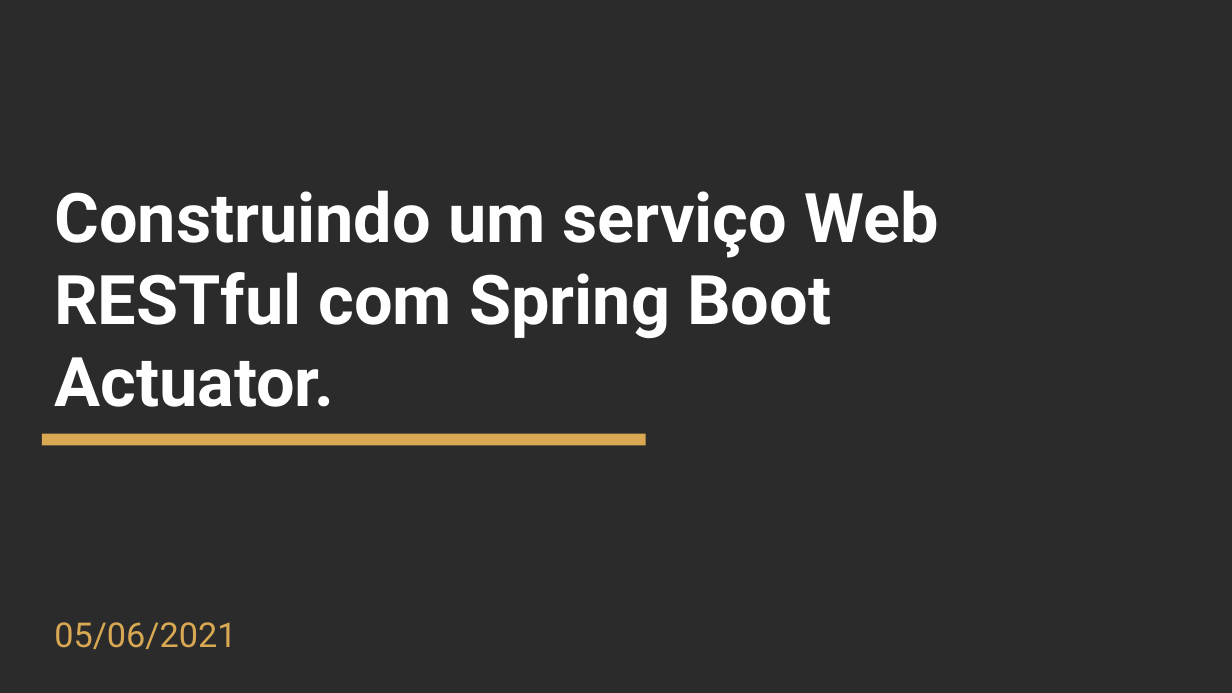
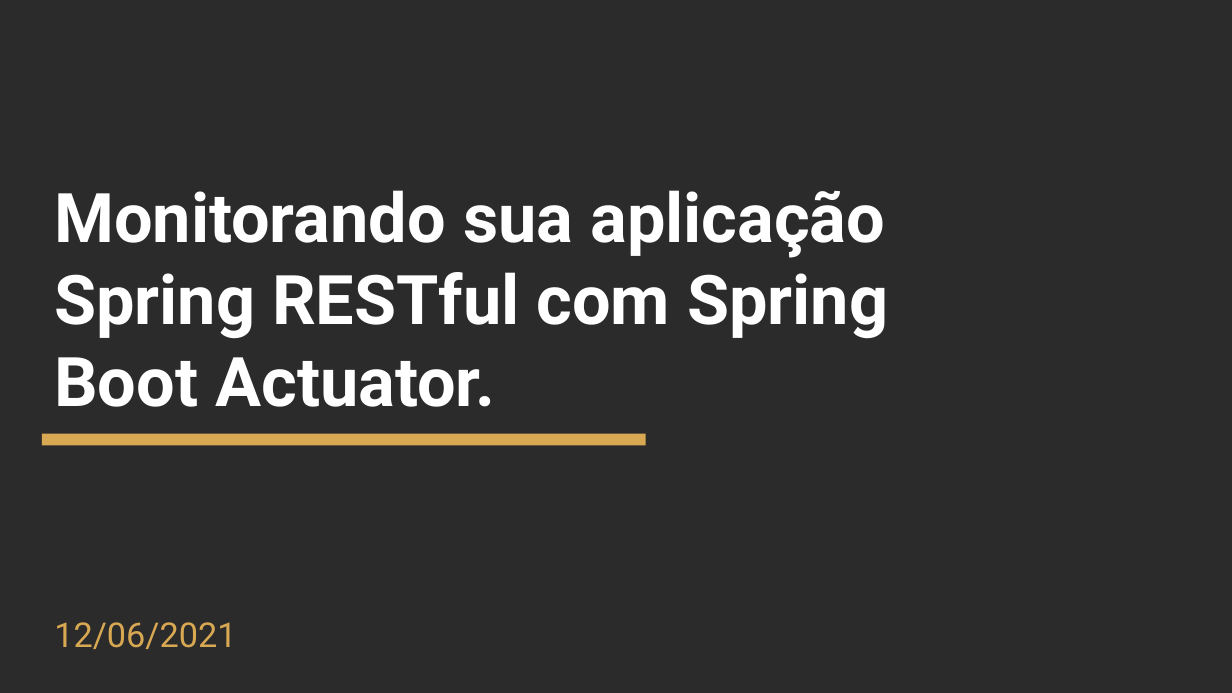
Before and after one commit to rocketseat-creators-program/spring-boot-actuator-2021-06-05, a slide deck: slide 1 of ApresentacaoSpringActuator.pptx. Drawn at 1232x693 pixels with LibreOffice and Linux fonts; fonts in the diff are those of the drawing; background and template pictures are left out; a plain dark background stands for a picture behind light text. Boxes give left, top, right and bottom in pixels: in the first picture for what was removed or moved away, otherwise in the second. Text is boxed around its words. In the diff, an @@ line names an element or a change of style, - is before the commit and + after.

```diff
--- a/ApresentacaoSpringActuator.pptx
+++ b/ApresentacaoSpringActuator.pptx
@@ title at bbox=[54, 190, 888, 407]: text changed @@
-Construindo um serviço Web RESTful com Spring Boot Actuator.
+Monitorando sua aplicação Spring RESTful com Spring Boot Actuator.
@@ subtitle at bbox=[54, 622, 236, 649]: text changed @@
-05/06/2021
+12/06/2021
```
Also in this commit, not shown: 4 other slides changed, 2 slides added, 11 other files.
